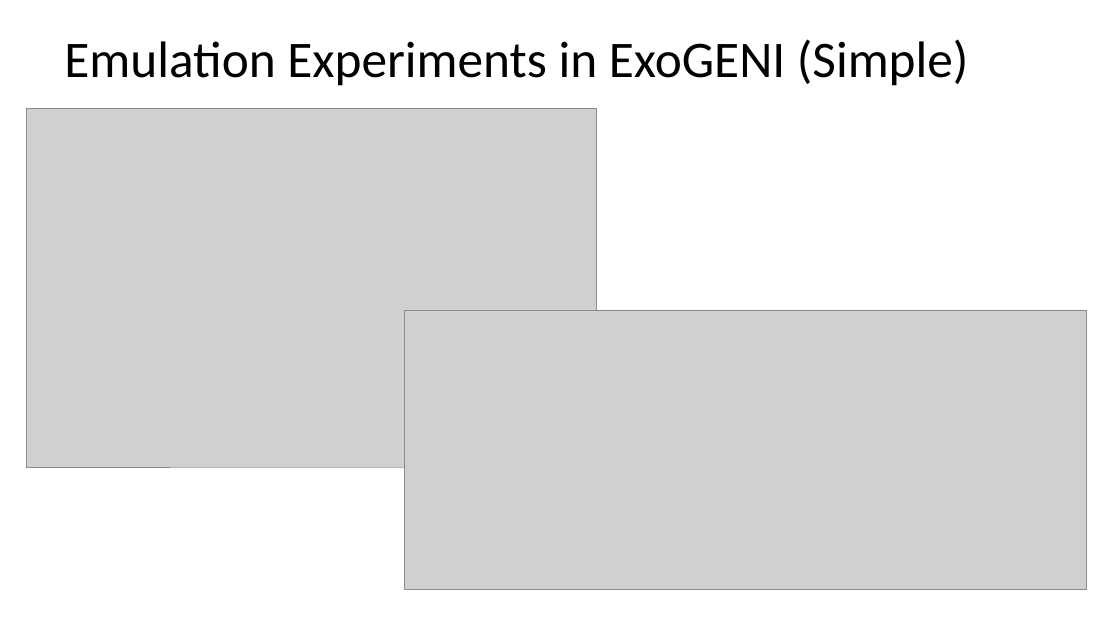
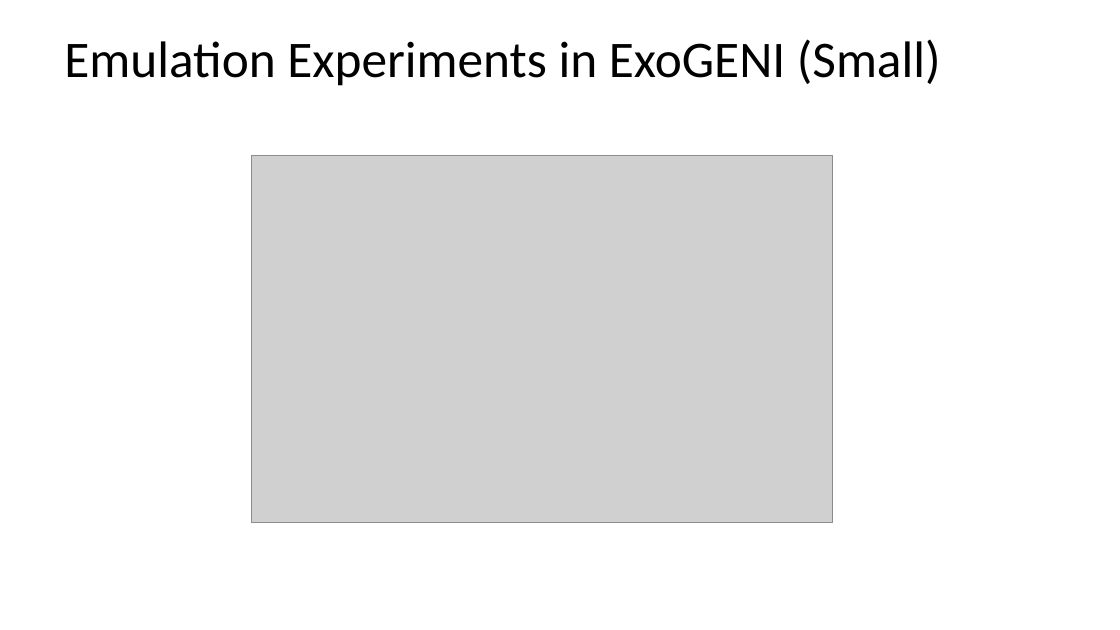
Before and after one commit to RENCI-NRIG/IRIS, a slide deck: slide 7 of doc/presentation/ml-final.pptx (slide 6 before the commit). Drawn at 1120x630 pixels with LibreOffice and Linux fonts; fonts in the diff are those of the drawing; grey boxes stand for pictures. Boxes give left, top, right and bottom in pixels: in the first picture for what was removed or moved away, otherwise in the second. Text is boxed around its words. In the diff, an @@ line names an element or a change of style, - is before the commit and + after.

```diff
--- a/doc/presentation/ml-final.pptx
+++ b/doc/presentation/ml-final.pptx
@@ title at (64,39,941,86): text changed @@
-Emulation Experiments in ExoGENI (Simple)
+Emulation Experiments in ExoGENI (Small)
@@ picture: place and size @@
-picture at (27,108,597,467)
+picture at (251,155,832,523)
@@ picture removed at (405,310,1087,589) @@
```
Also in this commit, not shown: 5 other slides changed, 5 slides added, 1 slide removed, 9 other files.
